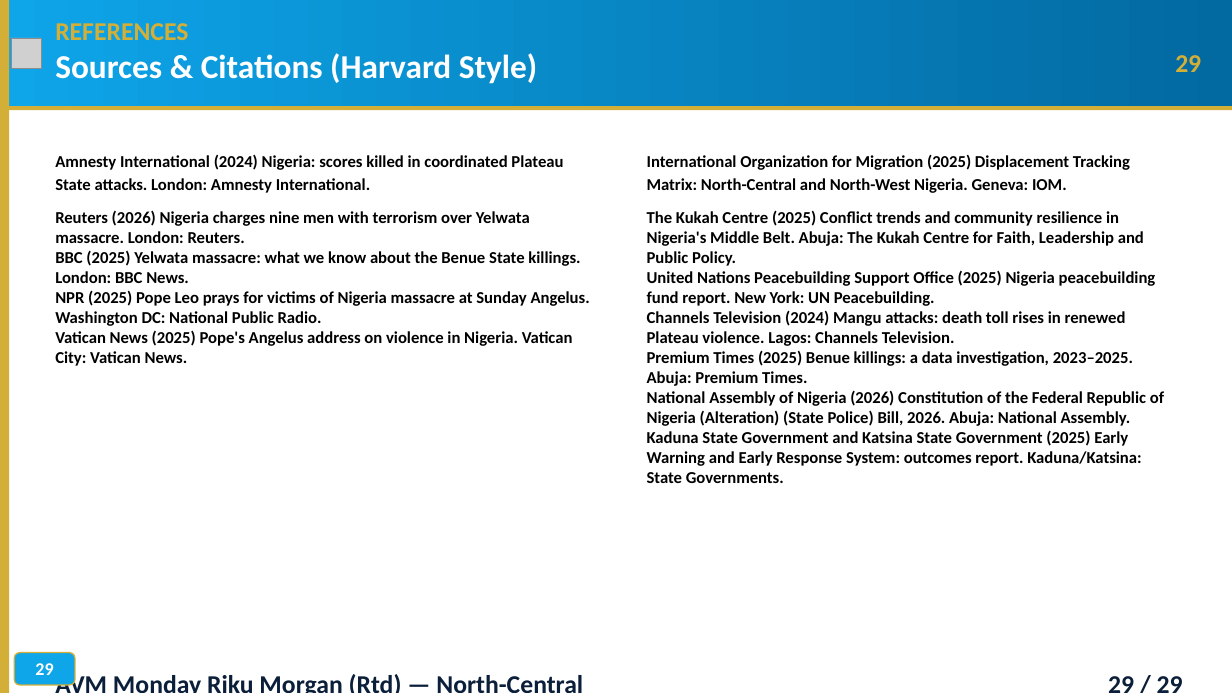
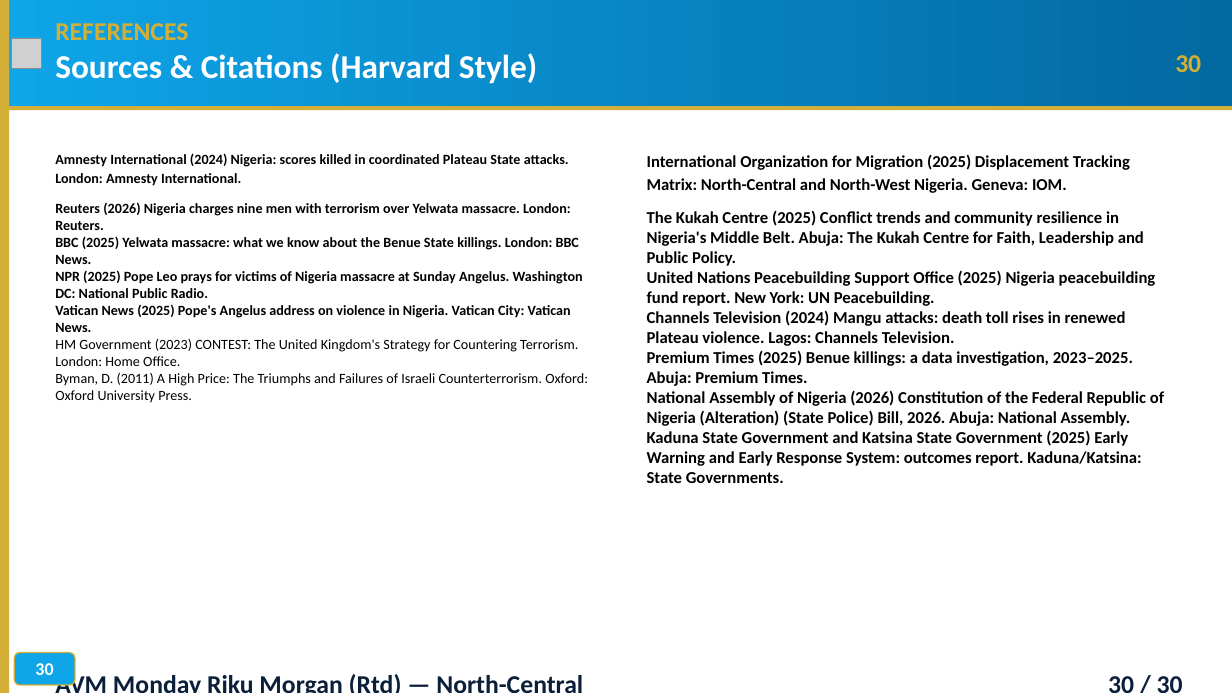
Before and after one commit to TOMDEGGS/BETONIQ-WEST-, a slide deck: slide 30 of avm_morgan_docs/AVM_MORGAN_SECURITY_KEYNOTE_ADDRESS_V4_MOD_AUG31.pptx (slide 29 before the commit). Drawn at 1232x693 pixels with LibreOffice and Linux fonts; fonts in the diff are those of the drawing; grey boxes stand for pictures; background and template pictures are left out. Boxes give left, top, right and bottom in pixels: in the first picture for what was removed or moved away, otherwise in the second. Text is boxed around its words. In the diff, an @@ line names an element or a change of style, - is before the commit and + after.

Commit message:
Add Section Seven: The Britain and Israel Model - proactive intelligence to nip threats in the bud (CONTEST/JTAC/Prevent + Israeli collaborative fusion doctrine). Renumbered all subsequent sections across script, HTML canvas (29->30 slides) and PPTX (29->30 slides). Added new Harvard-style references (HM Government CONTEST 2023, UK Home Office Prevent Duty 2023, Byman 2011, Israel Security Agency 2024).

```diff
--- a/avm_morgan_docs/AVM_MORGAN_SECURITY_KEYNOTE_ADDRESS_V4_MOD_AUG31.pptx
+++ b/avm_morgan_docs/AVM_MORGAN_SECURITY_KEYNOTE_ADDRESS_V4_MOD_AUG31.pptx
@@ text at box(1175, 55, 1201, 72): text changed @@
-29
+30
@@ text at box(55, 153, 583, 332): size 13 to 11 pt in "Amnesty International (2024) Nigeria: scores killed in ...", "Reuters (2026) Nigeria charges nine men with ...", "BBC (2025) Yelwata massacre: what we know ...", "NPR (2025) Pope Leo prays for victims ..." and 1 more places @@
@@ text at box(55, 339, 588, 403): paragraphs added @@
+HM Government (2023) CONTEST: The United Kingdom's Strategy for Countering Terrorism. London: Home Office.
+Byman, D. (2011) A High Price: The Triumphs and Failures of Israeli Counterterrorism. Oxford: Oxford University Press.
@@ text in rounded rectangle at box(35, 663, 53, 675): text changed @@
-29
+30
@@ text at box(1063, 661, 1192, 689): text changed @@
-29 / 29
+30 / 30
```
Also in this commit, not shown: 27 other slides changed, 1 slide added, 3 other files.
